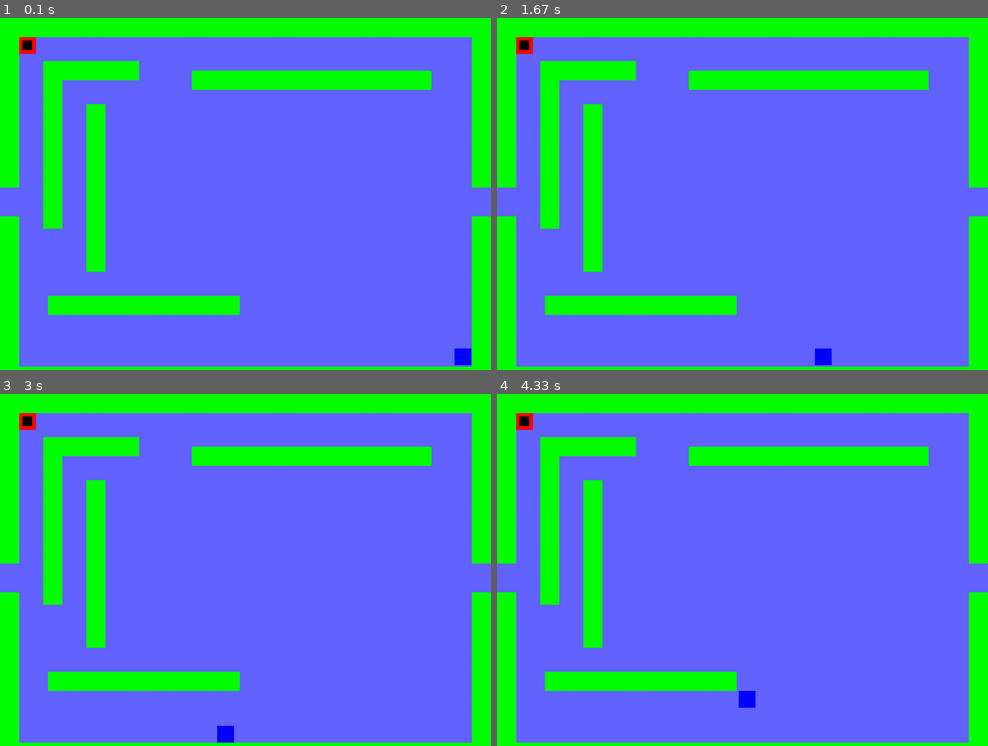
Above: before the commit, frames 1-4 (two rows, left to right).
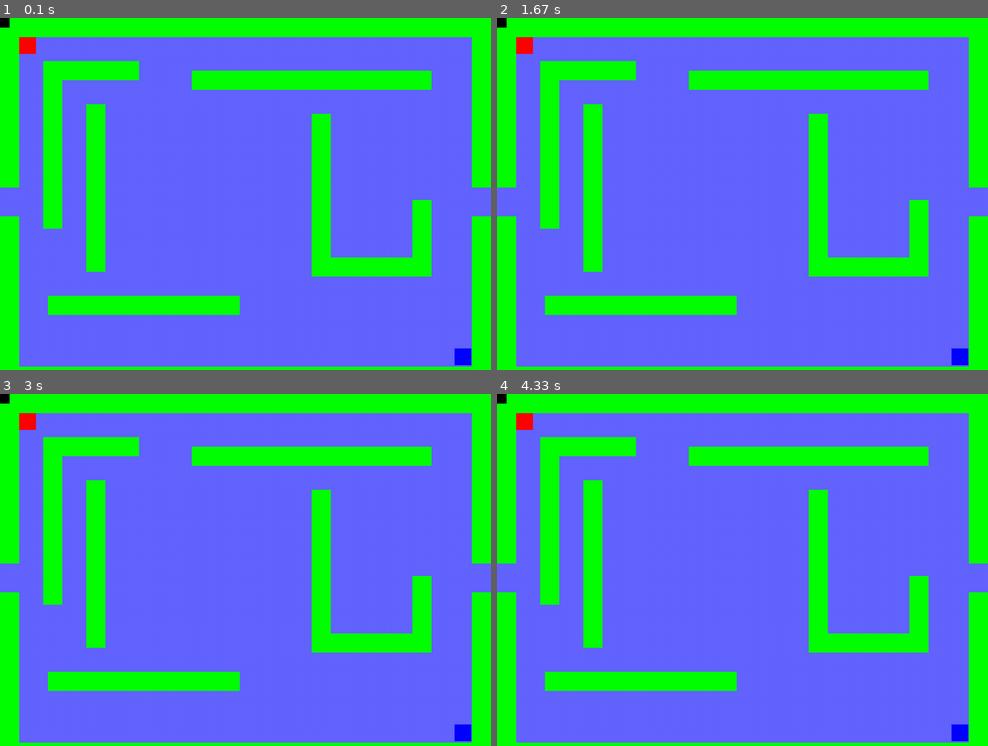
Above: after the commit, the same moments.

Repository: samsantea/Pygame-Project
Game: pygame game, started from main.py
Same seed, same stepped clock (60 frames per second), same inputs: the game is played once before the commit and once after it.
Inputs:
- Up to frame 1 (0.1 s): no input
- Up to frame 2 (1.67 s): hold W 0.33-0.87 s; hold Left 0.33-0.87 s; hold 4 0.9-1.43 s; hold Left 0.9-1.43 s; hold A 0.9-1.43 s; hold 4 from 1.47 s (still down); hold Left from 1.47 s (still down); hold A from 1.47 s (still down)
- Up to frame 3 (3 s): release 4 at 2 s; release Left at 2 s; release A at 2 s; hold Left 2.03-2.57 s; hold A 2.03-2.57 s; hold Down 2.6-2.9 s; hold S 2.6-2.9 s; hold Left from 2.93 s (still down); hold A from 2.93 s (still down)
- Up to frame 4 (4.33 s): release Left at 3.33 s; release A at 3.33 s; hold Up 3.37-3.73 s; hold W 3.37-3.73 s; hold Right from 3.77 s (still down); hold D from 3.77 s (still down)

The runs differ from the first frame. In frame 1, 3.8% of the frame differs, in the area x 0-88%, y 0-74%; in frame 2, 4.1%, in the area x 0-96%, y 0-99%; in frame 3, 4.1%; in frame 4, 4.1%.

Commit message:
Added game states and changed player names

Diff:
--- a/main.py
+++ b/main.py
@@ -32,6 +32,7 @@
         lives: describe how many lives player one has
         x_vel: x velocity
         y_vel: y velocity
+        wins: how many rounds the player has won
     """
 
     def __init__(self, coords: tuple, color) -> None:
@@ -61,6 +62,8 @@
         self.y_vel = 0
 
         self.planter = False
+
+        wins = 0
 
     def update(self):
         """ Update the player location"""
@@ -162,19 +165,18 @@
     # Create some local variables that describe the environment
     done = False
     clock = pygame.time.Clock()
-    player_one_wins = 0
-    player_two_wins = 0
+    planter_wins = 0
+    defender_wins = 0
     time_start = time.time()
     time_introduction = 7
     time_invincible = 3
     time_start_plant = 0.0
-    respawn_location = (40, 40)
     round = 1
-    allow_defuse = False
-    player_one_click = False # Prevents player one from holding down more than one key
-    player_two_click = False # Prevents player one from holding down more than one key
-    player_one_keys = [pygame.K_a, pygame.K_d, pygame.K_w, pygame.K_s, pygame.K_4]
-    player_two_keys = [pygame.K_LEFT, pygame.K_RIGHT, pygame.K_UP, pygame.K_DOWN, pygame.K_KP4]
+    game_state = "introduction"
+    planter_click = False # Prevents player one from holding down more than one key
+    defender_click = False # Prevents player one from holding down more than one key
+    planter_keys = [pygame.K_a, pygame.K_d, pygame.K_w, pygame.K_s, pygame.K_4]
+    defender_keys = [pygame.K_LEFT, pygame.K_RIGHT, pygame.K_UP, pygame.K_DOWN, pygame.K_KP4]
 
     wall_attributes = [
         [40, 354, (0, 0)],
@@ -187,8 +189,12 @@
         [200, 40, (90, 90)],
         [40, 350, (180, 180)],
         [400, 40, (100, 580)],
-        [500, 40, (400, 110)]
+        [500, 40, (400, 110)],
+        [40, 300, (650, 200)],
+        [250, 40, (650, 500)],
+        [40, 160, (860, 380)]
     ]
+
 
     # Create a group of sprites to hold Sprites
     all_sprites = pygame.sprite.Group()
@@ -201,21 +207,22 @@
         wall_sprites.add(wall)
         all_sprites.add(wall)
 
-    player_one = Player(respawn_location, RED)
-    player_one.planter = True
-    player_two = Player((948, 690), BLUE)
-    all_sprites.add(player_one)
-    all_sprites.add(player_two)
-    player_sprites.add(player_one)
-    player_sprites.add(player_two)
+    planter = Player((40, 40), RED)
+    planter.planter = True
+    defender = Player((948, 690), BLUE)
+    all_sprites.add(planter)
+    all_sprites.add(defender)
+    player_sprites.add(planter)
+    player_sprites.add(defender)
     time_hit = 0.0
-
-    bomb = Bomb((0, 0))
+    time_end_round = 0.0
+    time_start = 0
+
+    bomb = Bomb(planter.rect.center)
     all_sprites.add(bomb)
 
     new_bomb_coords = (-1, -1)
-    time_ticking = 0
-    time_defuse = 0
+    time_ticking = 0.0
 
     # ----------- MAIN LOOP
     while not done:
@@ -225,125 +232,116 @@
                 done = True
 
             # Keys to move player one
-
-            # TODO: optimize code with for loop (if possible)
-            if event.type == pygame.KEYDOWN:
-                if event.key in player_one_keys and player_one_click == False:
-                    player.stop()
-                    player_one_click = True
-                    if event.key == pygame.K_a:
-                        player_one.go_left()
-                    elif event.key == pygame.K_d:
-                        player_one.go_right()
-                    elif event.key == pygame.K_w:
-                        player_one.go_up()
-                    elif event.key == pygame.K_s:
-                        player_one.go_down()
-                    elif event.key == pygame.K_4:
-                        if player_one.planter == True:
+            if game_state == "running":
+                if event.type == pygame.KEYDOWN:
+                    if event.key in planter_keys and planter_click == False:
+                        planter.stop()
+                        planter_click = True
+                        if event.key == pygame.K_a:
+                            planter.go_left()
+                        elif event.key == pygame.K_d:
+                            planter.go_right()
+                        elif event.key == pygame.K_w:
+                            planter.go_up()
+                        elif event.key == pygame.K_s:
+                            planter.go_down()
+                        elif event.key == pygame.K_4 and planter.planter == True:
                             bomb.plant()
                             print("planting")
-                        elif allow_defuse == True:
-                            time_defuse = time.time()
-
-            # Keys to move player two
-                elif event.key in player_two_keys and player_two_click == False:
-                    player.stop()
-                    player_one_click = True
-                    if event.key == pygame.K_LEFT:
-                        player_two.go_left()
-                    elif event.key == pygame.K_RIGHT:
-                        player_two.go_right()
-                    elif event.key == pygame.K_UP:
-                        player_two.go_up()
-                    elif event.key == pygame.K_DOWN:
-                        player_two.go_down()
-                    elif event.key == pygame.K_KP4:
-                        if player_two.planter == True:
+
+                # Keys to move player two
+                    elif event.key in defender_keys and defender_click == False:
+                        defender.stop()
+                        defender_click = True
+                        if event.key == pygame.K_LEFT:
+                            defender.go_left()
+                        elif event.key == pygame.K_RIGHT:
+                            defender.go_right()
+                        elif event.key == pygame.K_UP:
+                            defender.go_up()
+                        elif event.key == pygame.K_DOWN:
+                            defender.go_down()
+                        elif event.key == pygame.K_KP4 and defender.planter == True:
                             bomb.plant()
                             print("planting")
-                        elif allow_defuse == True:
-                            time_defuse = time.time()
-                            print("defusing")
-
-
-            elif event.type == pygame.KEYUP:
-                if event.key in player_one_keys:
-                    player_one_click = False
-                    if player_one.x_vel != 0 or player_one.y_vel != 0:
-                        player_one.stop()
-
+
+                elif event.type == pygame.KEYUP:
                     if event.key == pygame.K_4:
                         bomb.stop_plant()
-                        time_defuse = 0
-                        print("stopped")
-
-                elif event.key in player_two_keys:
-                    player_two_click = False
-                    if player_two.x_vel != 0 or player_two.y_vel != 0:
-                        player_two.stop()
-
-                    if event.key == pygame.K_KP4:
-                        bomb.stop_plant()
-                        time_defuse = 0
-                        print("stopped")
+                        print("stopped plant")
+
+                    if event.key in planter_keys:
+                        planter_click = False
+                        if planter.x_vel != 0 or planter.y_vel != 0:
+                            planter.stop()
+                    elif event.key in defender_keys:
+                        defender_click = False
+                        if defender.x_vel != 0 or defender.y_vel != 0:
+                            defender.stop()
 
         # ----------- CHANGE ENVIRONMENT
 
         all_sprites.update()
 
-        # bomb.rect.center = player_one.rect.center
-
-        # See if we hit anything
-        for player in player_sprites:
-            opponent_hit_list = pygame.sprite.spritecollide(player, player_sprites, False)
-            for opponent in opponent_hit_list:
-                if opponent != player:
-                    if (time.time() - time_hit) >= 5.0:
-                        time_hit = time.time()
-                        opponent.lives -= 1
-                        opponent.rect.toplefts = respawn_location
-                        print(opponent)
-            block_hit_list = pygame.sprite.spritecollide(player, wall_sprites, False) # TODO: fix teleportation bug
-            for block in block_hit_list:
-                # If the player is moving right,
-                # Set their right side to the left side of the block hit
-                if player.x_vel > 0 and block.rect.left <= player.rect.right < block.rect.right:
-                    player.stop()
-                    player.rect.right = block.rect.left
-                elif player.x_vel < 0 and block.rect.right >= player.rect.left > block.rect.left:
-                    # If the player is moving left, do the opposite
-                    player.stop()
-                    player.rect.left = block.rect.right
-
-                elif player.y_vel > 0 and block.rect.top <= player.rect.bottom < block.rect.bottom:
-                    # If the player is moving down,
-                    # Set their bottom side to the top of the block hit
-                    player.stop()
-                    player.rect.bottom = block.rect.top
-                elif player.y_vel < 0 and block.rect.bottom >= player.rect.top > block.rect.top:
-                    player.stop()
-                    player.rect.top = block.rect.bottom
-
-            if player.planter == True and bomb.planting_time > 0:
-                bomb.rect.center = player.rect.center
-
-            elif -0.1 <= bomb.planting_time <= 0.0:
-                print("planted")
-                time_ticking = time.time()
-                if new_bomb_coords == (-1, -1):
-                    new_bomb_coords = player.rect.center
-                    bomb.rect.center = new_bomb_coords
-
-            elif player.planter == False and bomb.planting_time < 1:
-                if pygame.sprite.collide_rect(player, bomb):
-                    allow_defuse = True
-            if time_defuse > 0:
-                if time.time() - time_defuse > 10:
-                    done = True # TODO: add an endgame message instead of closing game
-
-            if player.lives <= 0:
-                done = True # TODO: add an endgame message instead of closing game
+        if game_state == "running":
+            # See if we hit anything
+            for player in player_sprites:
+                opponent_hit = pygame.sprite.spritecollide(player, player_sprites, False)
+                for opponent in opponent_hit:
+                    if opponent != player:
+                        if (time.time() - time_hit) >= 5.0:
+                            time_hit = time.time()
+
+                            opponent.lives -= 1
+                            print(opponent)
+                    if opponent.lives == 0:
+                        round += 1
+                        game_state == "round end"
+                        player.wins += 1
+                block_hit_list = pygame.sprite.spritecollide(player, wall_sprites, False)
+                for block in block_hit_list:
+                    # If the player is moving right,
+                    # Set their right side to the left side of the block hit
+                    if player.x_vel > 0 and block.rect.left <= player.rect.right < block.rect.right:
+                        player.stop()
+                        player.rect.right = block.rect.left
+                    elif player.x_vel < 0 and block.rect.right >= player.rect.left > block.rect.left:
+                        # If the player is moving left, do the opposite
+                        player.stop()
+                        player.rect.left = block.rect.right
+
+                    elif player.y_vel > 0 and block.rect.top <= player.rect.bottom < block.rect.bottom:
+                        # If the player is moving down,
+                        # Set their bottom side to the top of the block hit
+                        player.stop()
+                        player.rect.bottom = block.rect.top
+                    elif player.y_vel < 0 and block.rect.bottom >= player.rect.top > block.rect.top:
+                        player.stop()
+                        player.rect.top = block.rect.bottom
+
+                if player.planter == True and bomb.planting_time > 0:
+                    bomb.rect.center = player.rect.center
+
+                elif -0.1 <= bomb.planting_time <= 0.0:
+                    print("planted")
+                    time_ticking = time.time()
+                    if new_bomb_coords == (-1, -1):
+                        new_bomb_coords = player.rect.center
+                        bomb.rect.center = new_bomb_coords
+
+        if game_state == "round end":
+            if time_round_end == 0:
+                time_round_end = time.time()
+
+            elif (time.time() - time_round_end) >= 5:
+                game_state = "running"
+
+        elif game_state == "introduction":
+            if time_start == 0:
+                time_start = time.time()
+
+            if (time.time() - time_start) >= 10:
+                game_state = "running"
 
         # ----------- DRAW THE ENVIRONMENT
         screen.fill(BGCOLOUR)  # fill with bgcolor
